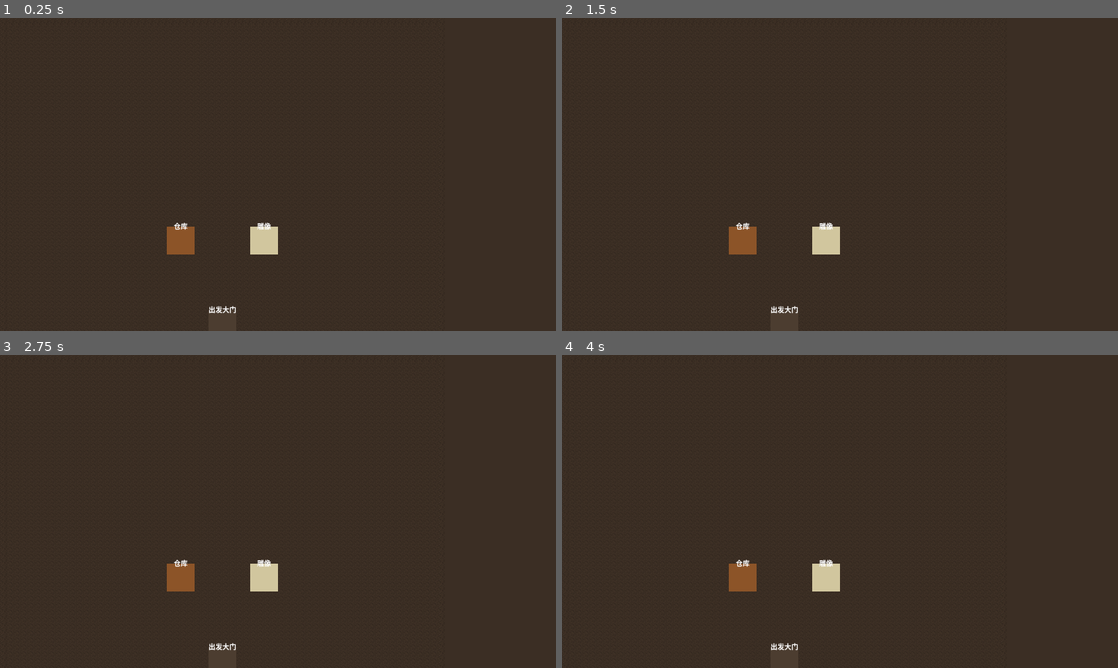
Above: before the commit, frames 1-4 (two rows, left to right).
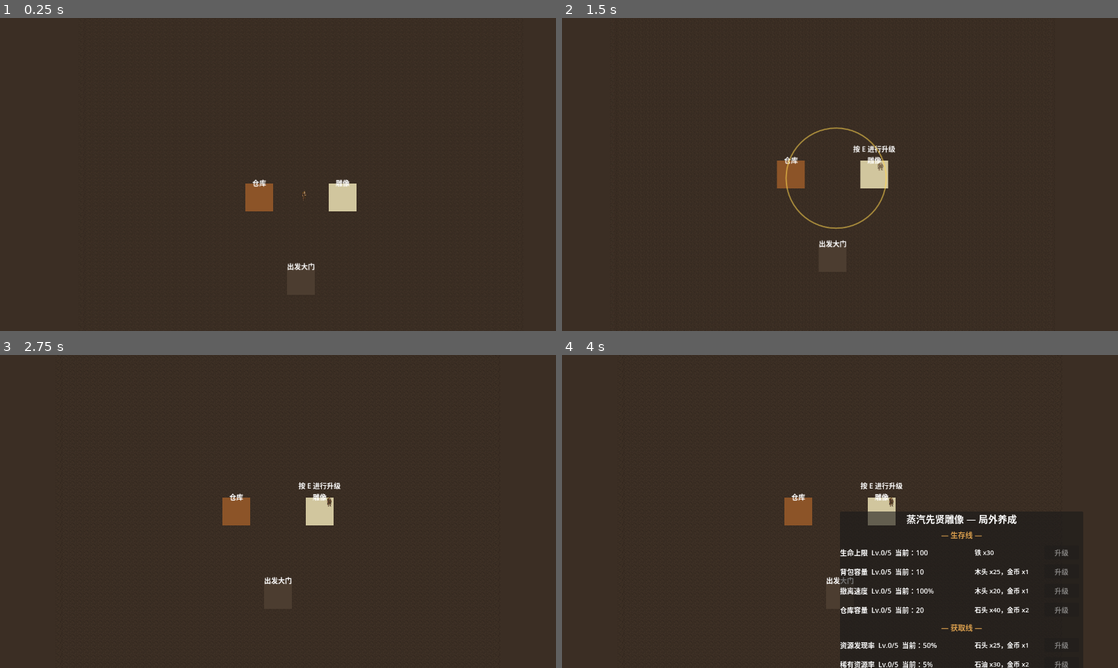
Above: after the commit, the same moments.

Repository: Herb996/newgame
Game: Godot game, scene res://Scenes/Main.tscn
Two runs of this game, one before a commit and one after it. Both use one fixed random seed, a clock stepped at 60 frames per second and the inputs below.
Inputs (mouse positions are in pixels of both pictures, inside the frame that each line leads up to):
- Up to frame 1 (0.25 s): no input
- Up to frame 2 (1.5 s): tap Enter at 0.5 s; move the mouse to (962, 158) at 0.52 s; hold Right (ui_right) 0.53-1.28 s; hold E 0.53-1.28 s; click (962, 158) at 0.67 s; tap Space at 1.25 s; move the mouse to (728, 190) at 1.27 s; hold Down (ui_down) from 1.28 s (still down); tap F at 1.35 s
- Up to frame 3 (2.75 s): move the mouse to (333, 442) at 2.02 s; release Down (ui_down) at 2.03 s; hold Right (ui_right) from 2.03 s (still down); hold R from 2.03 s (still down)
- Up to frame 4 (4 s): tap Enter at 2.75 s; move the mouse to (812, 574) at 2.77 s; release Right (ui_right) at 2.78 s; release R at 2.78 s; hold Up (ui_up) 2.78-3.53 s; tap E at 2.85 s; click (812, 574) at 2.92 s; tap Space at 3.5 s; move the mouse to (1006, 558) at 3.52 s; hold Left (ui_left) from 3.53 s (still down); tap F at 3.6 s

The runs differ from the first frame. In frame 1, 2.1% of the frame differs, in the area x 30-65%, y 51-95%; in frame 2, 2.3%; in frame 3, 2.1%; in frame 4, 6.4%, in the area x 30-91%, y 40-100%.
Error before the commit: Parse Error: Class "NoiseSystem" hides an autoload singleton. (res://Scripts/noise_system.gd:2)

Commit message:
存档：文档更新 + 敌人/噪声系统微调 + 补齐 .uid 文件

Diff:
--- a/Data/config.json
+++ b/Data/config.json
@@ -66,18 +66,18 @@
     "max_alertness": 150,
     "footstep_interval_seconds": 0.4,
     "thresholds": {
-      "suspicious": 20,
-      "investigate": 50,
-      "combat": 100
+      "suspicious": 15,
+      "investigate": 30,
+      "combat": 70
     },
     "sources": {
-      "walk": 10,
-      "dodge": 28,
-      "attack": 55,
-      "shout": 70,
-      "skill_steam_burst": 45,
-      "skill_grapple_dash": 35,
-      "skill_gear_guard": 30
+      "walk": 22,
+      "dodge": 40,
+      "attack": 120,
+      "shout": 160,
+      "skill_steam_burst": 90,
+      "skill_grapple_dash": 60,
+      "skill_gear_guard": 45
     },
     "ring_duration_seconds": 0.7,
     "ring_color": "#ffd54f"
--- a/Scripts/combat/states/enemy_investigate_state.gd
+++ b/Scripts/combat/states/enemy_investigate_state.gd
@@ -27,7 +27,7 @@
 
 
 func _repath() -> void:
-	var src := actor.noise_source()
+	var src: Vector2 = actor.noise_source()
 	if src == Vector2.ZERO:
 		return
 	_target = src
@@ -50,7 +50,7 @@
 	if actor.noise_alertness >= inv and actor.noise_source() != _target:
 		_repath()
 		_arrived = false
-	var speed := actor.patrol_speed()
+	var speed: float = actor.patrol_speed()
 	if actor.noise_alertness >= combat:
 		speed = actor.chase_speed()   # 狂暴：用追击速度
 	if not _arrived:
--- a/Scripts/combat/states/player_attack_state.gd
+++ b/Scripts/combat/states/player_attack_state.gd
@@ -40,7 +40,7 @@
 	actor.velocity = Vector2.ZERO
 	actor.move_and_slide()
 
-		match _phase:
+	match _phase:
 		Phase.WINDUP:
 			if _timer >= windup:
 				_phase = Phase.ACTIVE
--- a/Scripts/enemy_system.gd
+++ b/Scripts/enemy_system.gd
@@ -42,6 +42,9 @@
 	# A* 网格全体敌人共享：只构建一次（每个敌人各建一次会直接卡死）
 	var astar := MapGenerator.build_astar(walls, tile_size)
 
+	# 把墙体网格注入噪音系统（供隔墙衰减），只注一次
+	NoiseSystem.setup(walls, tile_size)
+
 	# 洗牌抽取，保证不重复
 	candidates.shuffle()
 	for i in range(count):
@@ -52,9 +55,5 @@
 		# 入树后再注入导航数据，保证 global_position（= 巡逻中心）已正确
 		enemy.setup(walls, tile_size, astar)
 
-	# 把墙体网格注入噪音系统（隔墙衰减用），只注一次即可
-	if not NoiseSystem._map_ready:
-		NoiseSystem.setup(walls, tile_size)
-
 	print("[Enemy] 敌人生成完成：%d 个（距出生点 ≥ %.0f 格，AI = 巡逻 + 追击）" % [
 		count, min_d])
--- a/Scripts/noise_system.gd
+++ b/Scripts/noise_system.gd
@@ -1,5 +1,4 @@
 extends Node
-class_name NoiseSystem
 ## ============================================================
 ## NoiseSystem — 噪音系统（06_FIGHT.md 第 8 节「噪音机制」）
 ##
Not shown, added: Scripts/combat/states/enemy_investigate_state.gd.uid
Not shown, added: Scripts/noise_system.gd.uid
Not shown, changed: 02_SYSTEM_SPEC.md
Not shown, changed: 04_OPEN_QUESTIONS.md
Not shown, changed: 05_PROJECT_STRUCTURE.md
Not shown, changed: 06_FIGHT.md
